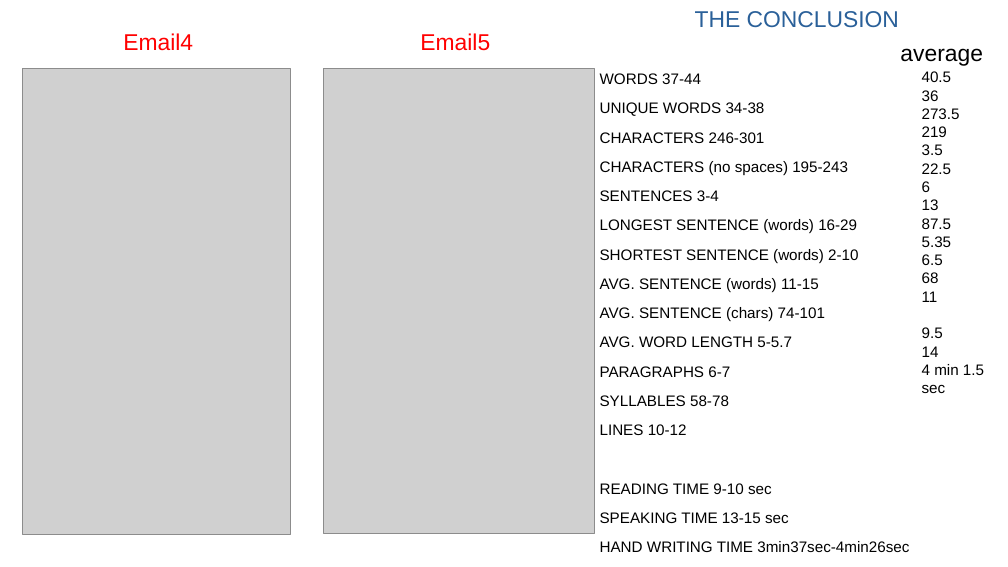
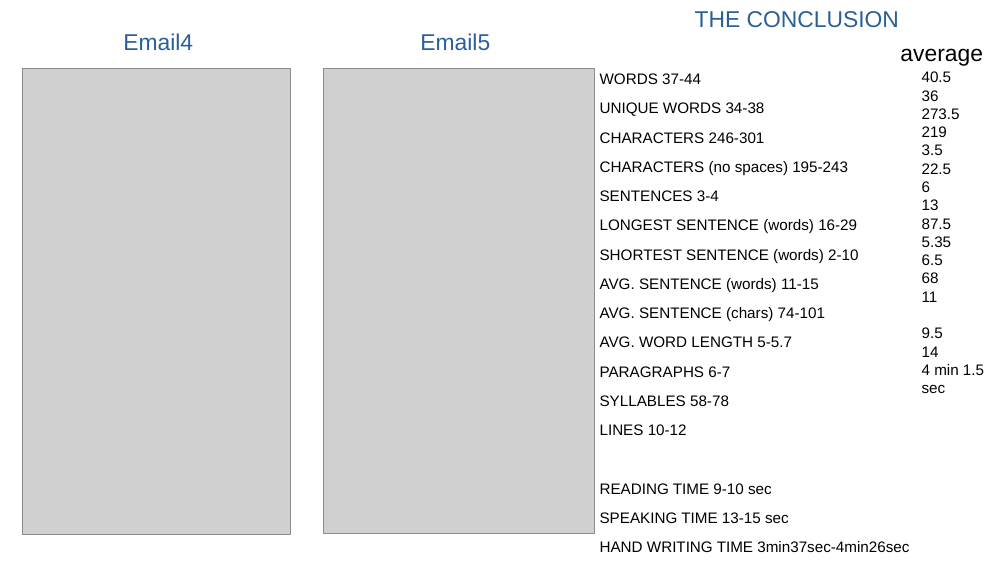
Before and after one commit to dzoraj/Simulated-Corporate-Cyber-Attack, a slide deck: slide 5 of Simulated Corporate Cyber-Attack.odp. Drawn at 1008x567 pixels with LibreOffice and Linux fonts; fonts in the diff are those of the drawing; grey boxes stand for pictures. Boxes give left, top, right and bottom in pixels: in the first picture for what was removed or moved away, otherwise in the second. Text is boxed around its words. In the diff, an @@ line names an element or a change of style, - is before the commit and + after.

```diff
--- a/Simulated Corporate Cyber-Attack.odp
+++ b/Simulated Corporate Cyber-Attack.odp
@@ text "Email4" at <box>123,33,193,50</box>: text colour #FF0000 to #2A6099 @@
@@ text "Email5" at <box>420,33,490,51</box>: text colour #FF0000 to #2A6099 @@
```
Also in this commit, not shown: 3 other slides changed, 5 slides added, 2 slides removed.
